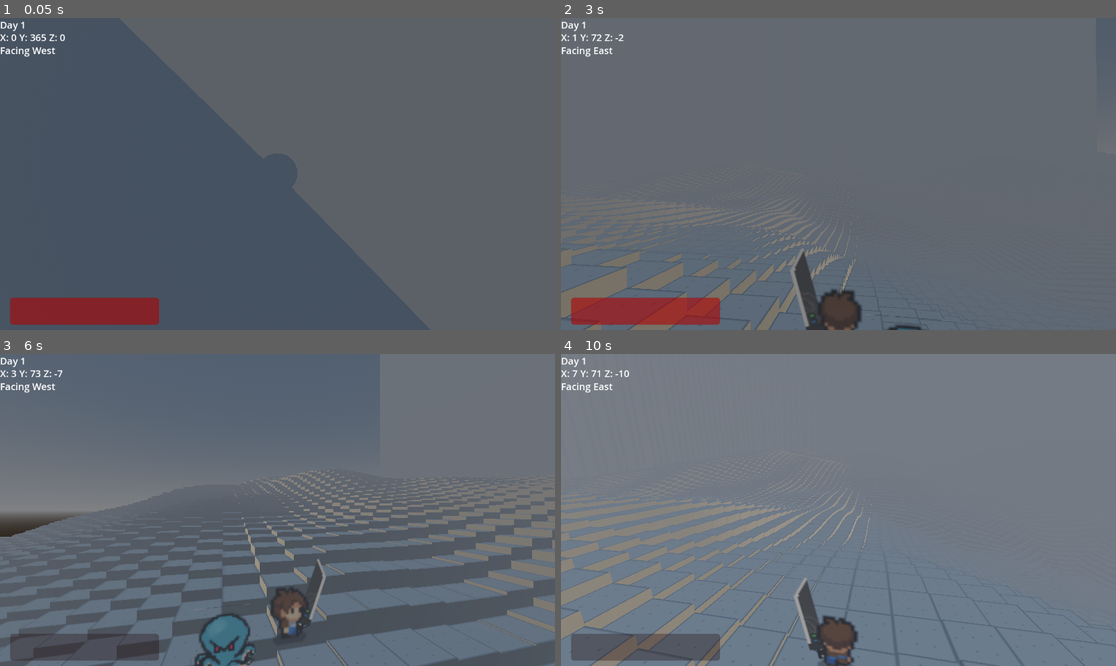
Above: before the commit, frames 1-4 (two rows, left to right).
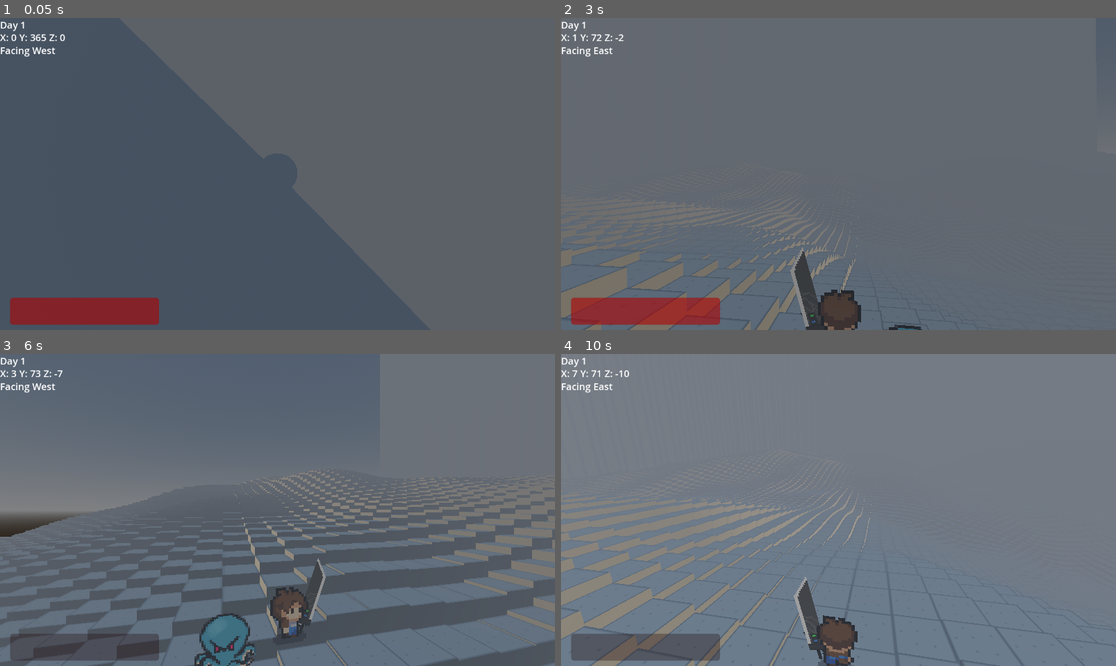
Above: after the commit, the same moments.

Repository: AkivaNugent/CSI-280_PROJECT-OCTOPUS
Game: Godot game, scene res://node_3d.tscn
Same seed, same stepped clock (60 frames per second), same inputs: the game is played once before the commit and once after it. This scene is started directly instead of the project's main scene.
Inputs (mouse positions are in pixels of both pictures, inside the frame that each line leads up to):
- Up to frame 1 (0.05 s): no input
- Up to frame 2 (3 s): tap Enter (ui_accept) at 0.5, 0.77, 1.52 s; move the mouse to (960, 158) at 0.52 s; hold D (right) 0.53-1.28 s; hold Shift (sprint) 0.53-1.28 s; move the mouse to (727, 189) at 1.27 s; hold S (down) 1.28-2.03 s; tap Q at 1.35 s; move the mouse to (894, 105) at 2.02 s; hold D (right) 2.03-2.78 s; hold E 2.03-2.78 s; move the mouse to (810, 236) at 2.77 s; hold W (up) from 2.78 s (still down); tap 2 at 2.85 s
- Up to frame 3 (6 s): tap Enter (ui_accept) at 3.02, 3.77, 4.52 s; move the mouse to (444, 556) at 3.52 s; release W (up) at 3.53 s; hold 3 3.53-4.28 s; hold A (left) 3.53-5.03 s; move the mouse to (111, 463) at 4.27 s; tap Shift (sprint) at 4.35 s; move the mouse to (305, 510) at 5.02 s; hold S (down) 5.03-5.78 s; hold Q 5.03-5.78 s; move the mouse to (194, 432) at 5.77 s; hold D (right) from 5.78 s (still down); tap E at 5.85 s
- Up to frame 4 (10 s): tap Enter (ui_accept) at 6.02, 6.77, 7.52, 9.02, 9.77 s; move the mouse to (960, 494) at 6.52 s; release D (right) at 6.53 s; hold W (up) 6.53-7.28 s; hold 2 6.53-7.28 s; move the mouse to (727, 525) at 7.27 s; hold D (right) 7.28-8.03 s; tap 3 at 7.35 s; move the mouse to (894, 441) at 8.02 s; hold S (down) 8.03-8.78 s; hold Shift (sprint) 8.03-8.78 s; move the mouse to (810, 572) at 8.77 s; hold A (left) 8.78-9.53 s; tap Q at 8.85 s; move the mouse to (1005, 556) at 9.52 s; hold W (up) from 9.53 s (still down); hold E from 9.53 s (still down)

Frame 1 is identical in both runs. In frame 2, 0.2% of the frame differs, in the area x 41-66%, y 73-100%; in frame 3, 0.3%, in the area x 35-59%, y 65-100%; in frame 4, 0.2%.

Commit message:
un-fuzzied the art

Diff:
--- a/project_octopus/node_3d.tscn
+++ b/project_octopus/node_3d.tscn
@@ -1,4 +1,5 @@
-[gd_scene load_steps=57 format=3 uid="uid://11nairsk57pk"]
+[gd_scene load_steps=58 format=3 uid="uid://11nairsk57pk"]
+
 [ext_resource type="Script" path="res://worldbuilder.gd" id="1_bydk5"]
 [ext_resource type="Script" path="res://player.gd" id="1_d34xq"]
 [ext_resource type="Texture2D" uid="uid://ue6ieen4yyi4" path="res://sprite_anim/player.png" id="4_o6bu0"]
@@ -36,22 +37,6 @@
 height = 0.819068
 radius = 0.372255
 
-[sub_resource type="Animation" id="Animation_msip7"]
-resource_name = "weapon_idle"
-step = 0.166667
-tracks/0/type = "value"
-tracks/0/imported = false
-tracks/0/enabled = true
-tracks/0/path = NodePath("WeaponsInventory:position")
-tracks/0/interp = 1
-tracks/0/loop_wrap = true
-tracks/0/keys = {
-"times": PackedFloat32Array(0, 0.166667, 0.333333, 0.5, 0.666667, 0.833333, 1),
-"transitions": PackedFloat32Array(1, 1, 1, 1, 1, 1, 1),
-"update": 1,
-"values": [Vector3(0, 0, 0.2), Vector3(0, 0, 0.2), Vector3(-0.027, 0.068, 0.2), Vector3(0, 0, 0.2), Vector3(0.059, 0, 0.2), Vector3(0.059, 0, 0), Vector3(0.059, 0, 0.2)]
-}
-
 [sub_resource type="Animation" id="Animation_kkjji"]
 length = 0.001
 tracks/0/type = "value"
@@ -77,62 +62,6 @@
 "transitions": PackedFloat32Array(1),
 "update": 0,
 "values": [Vector3(0, 0, 0)]
-}
-
-[sub_resource type="Animation" id="Animation_m0k8g"]
-resource_name = "walking_right"
-step = 0.166667
-tracks/0/type = "value"
-tracks/0/imported = false
-tracks/0/enabled = true
-tracks/0/path = NodePath("WeaponsInventory:position")
-tracks/0/interp = 1
-tracks/0/loop_wrap = true
-tracks/0/keys = {
-"times": PackedFloat32Array(0, 0.166667, 0.333333, 0.5, 0.666667, 0.833333),
-"transitions": PackedFloat32Array(1, 1, 1, 1, 1, 1),
-"update": 1,
-"values": [Vector3(0, 0, -0.2), Vector3(0, -0.05, -0.2), Vector3(0, -0.1, -0.2), Vector3(0, 0, -0.2), Vector3(0, -0.05, -0.2), Vector3(0, -0.1, -0.2)]
-}
-tracks/1/type = "value"
-tracks/1/imported = false
-tracks/1/enabled = true
-tracks/1/path = NodePath("WeaponsInventory:rotation")
-tracks/1/interp = 1
-tracks/1/loop_wrap = true
-tracks/1/keys = {
-"times": PackedFloat32Array(0, 0.166667, 0.333333, 0.5, 0.666667, 0.833333),
-"transitions": PackedFloat32Array(1, 1, 1, 1, 1, 1),
-"update": 0,
-"values": [Vector3(0, 0, 0.0820305), Vector3(0, 0, 0), Vector3(0, 0, -0.0820305), Vector3(0, 0, 0.0820305), Vector3(0, 0, 0), Vector3(0, 0, -0.0820305)]
-}
-
-[sub_resource type="Animation" id="Animation_2lmx5"]
-resource_name = "walking_left"
-step = 0.166667
-tracks/0/type = "value"
-tracks/0/imported = false
-tracks/0/enabled = true
-tracks/0/path = NodePath("WeaponsInventory:position")
-tracks/0/interp = 1
-tracks/0/loop_wrap = true
-tracks/0/keys = {
-"times": PackedFloat32Array(0, 0.166667, 0.333333, 0.5, 0.666667, 0.833333),
-"transitions": PackedFloat32Array(1, 1, 1, 1, 1, 1),
-"update": 1,
-"values": [Vector3(0, 0, -0.2), Vector3(0, -0.05, -0.2), Vector3(0, -0.1, -0.2), Vector3(0, 0, -0.2), Vector3(0, -0.05, -0.2), Vector3(0, -0.1, -0.2)]
-}
-tracks/1/type = "value"
-tracks/1/imported = false
-tracks/1/enabled = true
-tracks/1/path = NodePath("WeaponsInventory:rotation")
-tracks/1/interp = 1
-tracks/1/loop_wrap = true
-tracks/1/keys = {
-"times": PackedFloat32Array(0, 0.166667, 0.333333, 0.5, 0.666667, 0.833333),
-"transitions": PackedFloat32Array(1, 1, 1, 1, 1, 1),
-"update": 0,
-"values": [Vector3(0, 0, 0.0820305), Vector3(0, 0, 0), Vector3(0, 0, -0.0820305), Vector3(0, 0, 0.0820305), Vector3(0, 0, 0), Vector3(0, 0, -0.0820305)]
 }
 
 [sub_resource type="Animation" id="Animation_ejy8x"]
@@ -164,6 +93,78 @@
 "values": [Vector3(0, 0, 0), Vector3(-0.0411314, 0.0198856, -0.402342), Vector3(-0.0970279, 0.0469096, -0.949114), Vector3(-0.148706, 0.0718941, -1.45462), Vector3(-0.198274, 0.0958588, -1.93949)]
 }
 
+[sub_resource type="Animation" id="Animation_2lmx5"]
+resource_name = "walking_left"
+step = 0.166667
+tracks/0/type = "value"
+tracks/0/imported = false
+tracks/0/enabled = true
+tracks/0/path = NodePath("WeaponsInventory:position")
+tracks/0/interp = 1
+tracks/0/loop_wrap = true
+tracks/0/keys = {
+"times": PackedFloat32Array(0, 0.166667, 0.333333, 0.5, 0.666667, 0.833333),
+"transitions": PackedFloat32Array(1, 1, 1, 1, 1, 1),
+"update": 1,
+"values": [Vector3(0, 0, -0.2), Vector3(0, -0.05, -0.2), Vector3(0, -0.1, -0.2), Vector3(0, 0, -0.2), Vector3(0, -0.05, -0.2), Vector3(0, -0.1, -0.2)]
+}
+tracks/1/type = "value"
+tracks/1/imported = false
+tracks/1/enabled = true
+tracks/1/path = NodePath("WeaponsInventory:rotation")
+tracks/1/interp = 1
+tracks/1/loop_wrap = true
+tracks/1/keys = {
+"times": PackedFloat32Array(0, 0.166667, 0.333333, 0.5, 0.666667, 0.833333),
+"transitions": PackedFloat32Array(1, 1, 1, 1, 1, 1),
+"update": 0,
+"values": [Vector3(0, 0, 0.0820305), Vector3(0, 0, 0), Vector3(0, 0, -0.0820305), Vector3(0, 0, 0.0820305), Vector3(0, 0, 0), Vector3(0, 0, -0.0820305)]
+}
+
+[sub_resource type="Animation" id="Animation_m0k8g"]
+resource_name = "walking_right"
+step = 0.166667
+tracks/0/type = "value"
+tracks/0/imported = false
+tracks/0/enabled = true
+tracks/0/path = NodePath("WeaponsInventory:position")
+tracks/0/interp = 1
+tracks/0/loop_wrap = true
+tracks/0/keys = {
+"times": PackedFloat32Array(0, 0.166667, 0.333333, 0.5, 0.666667, 0.833333),
+"transitions": PackedFloat32Array(1, 1, 1, 1, 1, 1),
+"update": 1,
+"values": [Vector3(0, 0, -0.2), Vector3(0, -0.05, -0.2), Vector3(0, -0.1, -0.2), Vector3(0, 0, -0.2), Vector3(0, -0.05, -0.2), Vector3(0, -0.1, -0.2)]
+}
+tracks/1/type = "value"
+tracks/1/imported = false
+tracks/1/enabled = true
+tracks/1/path = NodePath("WeaponsInventory:rotation")
+tracks/1/interp = 1
+tracks/1/loop_wrap = true
+tracks/1/keys = {
+"times": PackedFloat32Array(0, 0.166667, 0.333333, 0.5, 0.666667, 0.833333),
+"transitions": PackedFloat32Array(1, 1, 1, 1, 1, 1),
+"update": 0,
+"values": [Vector3(0, 0, 0.0820305), Vector3(0, 0, 0), Vector3(0, 0, -0.0820305), Vector3(0, 0, 0.0820305), Vector3(0, 0, 0), Vector3(0, 0, -0.0820305)]
+}
+
+[sub_resource type="Animation" id="Animation_msip7"]
+resource_name = "weapon_idle"
+step = 0.166667
+tracks/0/type = "value"
+tracks/0/imported = false
+tracks/0/enabled = true
+tracks/0/path = NodePath("WeaponsInventory:position")
+tracks/0/interp = 1
+tracks/0/loop_wrap = true
+tracks/0/keys = {
+"times": PackedFloat32Array(0, 0.166667, 0.333333, 0.5, 0.666667, 0.833333, 1),
+"transitions": PackedFloat32Array(1, 1, 1, 1, 1, 1, 1),
+"update": 1,
+"values": [Vector3(0, 0, 0.2), Vector3(0, 0, 0.2), Vector3(-0.027, 0.068, 0.2), Vector3(0, 0, 0.2), Vector3(0.059, 0, 0.2), Vector3(0.059, 0, 0), Vector3(0.059, 0, 0.2)]
+}
+
 [sub_resource type="AnimationLibrary" id="AnimationLibrary_3ubow"]
 _data = {
 "RESET": SubResource("Animation_kkjji"),
@@ -447,6 +448,7 @@
 
 [node name="AnimatedSprite3D" type="AnimatedSprite3D" parent="Player"]
 pixel_size = 0.045
+texture_filter = 0
 sprite_frames = SubResource("SpriteFrames_adtjf")
 animation = &"idle"
 
@@ -457,25 +459,29 @@
 
 [node name="Braton" type="Sprite3D" parent="Player/WeaponsInventory/Ranged Weapons"]
 transform = Transform3D(1.99837, -0.242472, -0.00187173, 0.26664, 1.81725, -1.53967e-11, 0.00348781, -0.000423194, 1.07242, 0.49148, -0.547028, 0.106341)
+texture_filter = 0
 texture = ExtResource("6_chvu4")
 
 [node name="Flamethrower" type="Sprite3D" parent="Player/WeaponsInventory/Ranged Weapons"]
 transform = Transform3D(1.99837, -0.242472, -0.00187173, 0.26664, 1.81725, 0, 0.00348781, -0.000423195, 1.07242, 0.617894, -0.38327, 0.111729)
+texture_filter = 0
 texture = ExtResource("7_udelx")
 
 [node name="Pistol" type="Sprite3D" parent="Player/WeaponsInventory/Ranged Weapons"]
 transform = Transform3D(2.27674, -0.276249, -0.00213247, 0.303783, 2.07039, 0, 0.00397367, -0.000482146, 1.22181, 0.371424, -0.468292, 0.0975445)
+texture_filter = 0
 texture = ExtResource("8_cqtjv")
 
 [node name="Melee Weapons" type="Node3D" parent="Player/WeaponsInventory"]
-transform = Transform3D(1, 0, 0, 0, 1, 0, 0, 0, 1, 0, 0, 0)
 
 [node name="BusterSword" type="Sprite3D" parent="Player/WeaponsInventory/Melee Weapons"]
 transform = Transform3D(-2.45152, 0.819556, -0.0227047, 0.78795, 2.54246, 0.0594717, -0.0671265, -0.0868181, 1.52729, 0.366248, 0.0464172, 0.219726)
+texture_filter = 0
 texture = ExtResource("9_bfmdv")
 
 [node name="Sword" type="Sprite3D" parent="Player/WeaponsInventory/Melee Weapons"]
-transform = Transform3D(2.72465, 1.21167, 0, -1.22451, 2.69609, 0, 0, 0, -75.4774, 0.315624, -0.341095, 0.196118)
+transform = Transform3D(2.43095, 1.69594, 6.9732, -1.73582, 2.36816, 10.793, -0.0239774, 0.502662, -74.3756, 0.315624, -0.341095, 0.196118)
+texture_filter = 0
 texture = ExtResource("10_xq57g")
 
 [node name="DirectionalLight3D" type="DirectionalLight3D" parent="."]
--- a/project_octopus/octopus.tscn
+++ b/project_octopus/octopus.tscn
@@ -76,6 +76,7 @@
 script = ExtResource("1_3w4aa")
 
 [node name="AnimatedSprite3D" type="AnimatedSprite3D" parent="."]
+texture_filter = 0
 sprite_frames = SubResource("SpriteFrames_smxd2")
 frame_progress = 0.827115
 
